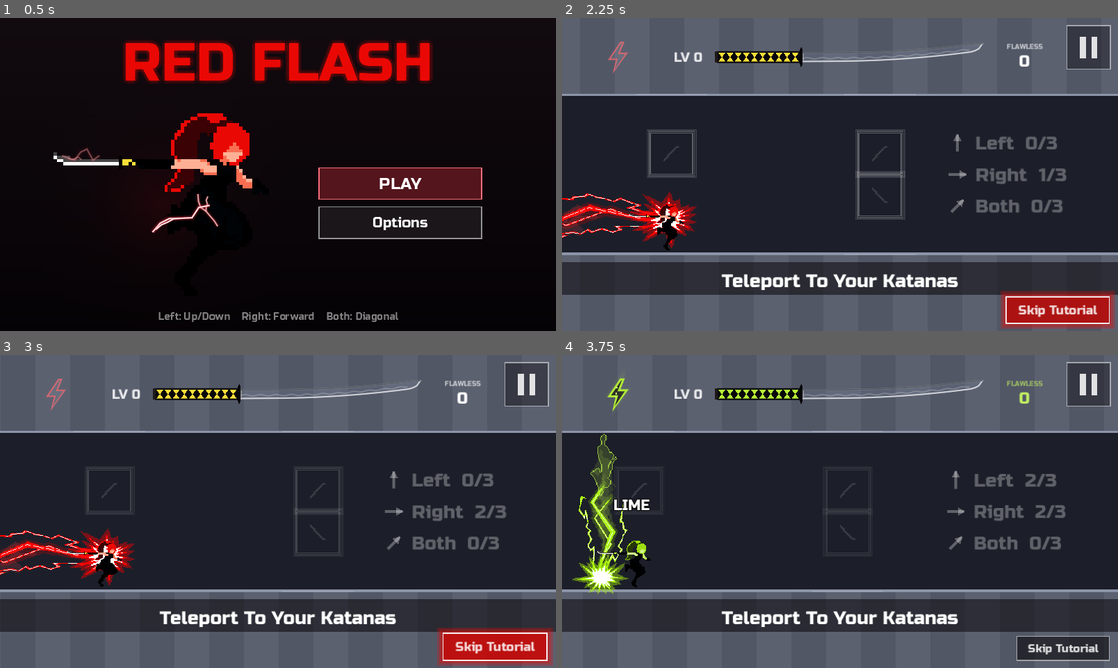
Above: before the commit, frames 1-4 (two rows, left to right).
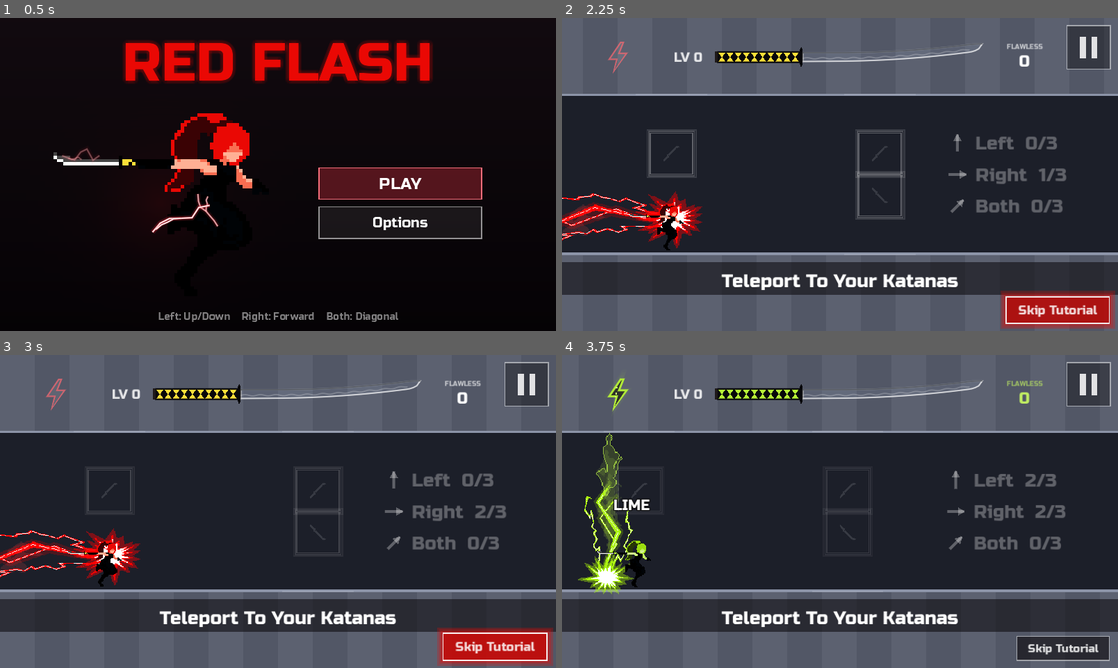
Above: after the commit, the same moments.

Repository: fredsbreads/game-off
Game: Godot game, scene res://scenes/main.tscn
Same seed, same stepped clock (60 frames per second), same inputs: the game is played once before the commit and once after it. Sound files missing from this copy of the repository are replaced by a short silence.
Inputs (mouse positions are in pixels of both pictures, inside the frame that each line leads up to):
- Up to frame 1 (0.5 s): no input
- Up to frame 2 (2.25 s): tap Enter at 0.5, 2.1 s; move the mouse to (962, 158) at 0.52 s; hold Right 0.53-1.28 s; hold J (tp_vertical) 0.53-1.28 s; click (962, 158) at 0.67 s; tap Space at 0.77, 1.52 s; move the mouse to (728, 190) at 1.27 s; hold Down 1.28-2.03 s; tap Shift at 1.35 s; move the mouse to (895, 105) at 2.02 s; hold Right from 2.03 s (still down)
- Up to frame 3 (3 s): move the mouse to (250, 574) at 2.77 s; release Right at 2.78 s; hold K (tp_forward) from 2.78 s (still down); tap Keypad Enter at 2.85 s; click (250, 574) at 2.92 s
- Up to frame 4 (3.75 s): tap Space at 3.02 s; move the mouse to (1006, 558) at 3.52 s; release K (tp_forward) at 3.53 s; hold Left from 3.53 s (still down); tap C at 3.6 s

Frame 1 is identical in both runs. In frame 2, 1.4% of the frame differs, in the area x 0-26%, y 55-74%; in frame 3, 1.4%; in frame 4, 2.0%, in the area x 1-13%, y 24-77%.

Commit message:
Slower start (80% speed, full by level 5); a held Red Flash fires on a debut too; ninja and master flash white when struck; first-ever bests show as new

Diff:
--- a/scripts/knight.gd
+++ b/scripts/knight.gd
@@ -108,6 +108,7 @@
 var diag_aggro := false   # the master: diagonally too (see master.gd)
 var ahead := false
 var alerted := false
+var _flash_tween: Tween
 var _slashing := false   # the killing blow: green outline held
 var _next: Sprite2D = null   # her next spot's silhouette (see _update_next)
 ## True while the thread to her next spot shows (main.gd: the freeze after a clash).
@@ -253,6 +254,18 @@
 		_sprite.speed_scale = 1.0
 		_sprite.play("hit")
 		_sprite.frame = 0
+	if art.get("hit_flash", false) and _material:
+		# (art without the knight's white take-hit frame) the same beat:
+		# recoil, a white flash, recoil.
+		if _flash_tween:
+			_flash_tween.kill()
+		var beat := 1.0 / K_HIT_FPS
+		_material.set_shader_parameter("flash", 0.0)
+		_flash_tween = create_tween()
+		_flash_tween.tween_interval(beat)
+		_flash_tween.tween_callback(_material.set_shader_parameter.bind("flash", 1.0))
+		_flash_tween.tween_interval(beat)
+		_flash_tween.tween_callback(_material.set_shader_parameter.bind("flash", 0.0))
 
 
 ## The finisher's over: now she falls.
--- a/scripts/main.gd
+++ b/scripts/main.gd
@@ -260,6 +260,9 @@
 		ThemeDB.fallback_font = f
 
 
+var _speed_set := false
+
+
 func _ready() -> void:
 	# Main and the HUD keep running while the game is paused (to read the
 	# resume press and show the pause screen); the world stops.
@@ -348,9 +351,11 @@
 		var start := _session_start_level
 		progression.level = start if start in _unlocked_start_levels() else 1
 		level.level = progression.level
+		Rules.speed = Rules.speed_for_level(level.level)
 	if debug and debug.tutorial:
 		progression.level = 0   # (test runs: the tutorial only with --tutorial)
 		level.level = 1
+		Rules.speed = Rules.speed_for_level(level.level)
 		level.spawn_hold = true
 	Palette.set_pink(0.0)   # every run starts red (her colour is the streak reward)
 	_make_rewind_layer()
@@ -419,6 +424,7 @@
 		progression.level = 0
 		progression.bar = 0.0
 		level.level = 1
+		Rules.speed = Rules.speed_for_level(level.level)
 		level.spawn_hold = true
 		level.bar_room = progression.bar_size()
 		hud.set_level_quietly(0)
@@ -609,7 +615,7 @@
 	var above := Vector2(player.x * Rules.TILE, Rules.body_center_y(player.row) - Rules.TILE * 1.4)
 	if player.row == Rules.Row.CEILING:
 		above.y += Rules.TILE * 2.8
-	text_fx.text(above, "Wait", 24, Color(1, 0.4, 0.4), Rules.RUN_SPEED * Rules.TILE if player.running else 0.0, 0.6)
+	text_fx.text(above, "Wait", 24, Color(1, 0.4, 0.4), Rules.speed * Rules.TILE if player.running else 0.0, 0.6)
 
 
 ## A press the tutorial isn't taking right now (its words, the rewind): told so.
@@ -716,7 +722,7 @@
 			_rw_killer.unattack(1.0)
 		player.run_backwards()
 	if _rw_t < UNFALL_TIME + RUN_BACK_TIME:
-		player.x -= Rules.RUN_SPEED * delta
+		player.x -= Rules.speed * delta
 		return
 	_after_rewind()
 
@@ -824,6 +830,7 @@
 		t.tween_interval(START_WORD_TIME)
 		t.tween_callback(_start_run_after_tutorial)
 	level.level = progression.level
+	Rules.speed = Rules.speed_for_level(level.level)
 	# The run starts from nothing: the power-up meter too (so no auto-chain
 	# comes straight after the tutorial).
 	charge = 0
@@ -1370,7 +1377,7 @@
 		fx.frozen = true
 		blood_fx.frozen = true
 		text_fx.frozen = true
-	var run_px := Rules.RUN_SPEED * Rules.TILE if moving else 0.0
+	var run_px := Rules.speed * Rules.TILE if moving else 0.0
 	cam.follow(player.x, run_px, delta)
 	# The real top-left of the view (a zoom can pan it left of cam.left()).
 	level.set_view(minf(cam.left(), cam.position.x), cam.shown_world_size())
@@ -1533,7 +1540,11 @@
 
 	# 2. run
 	var run_from := player.x
-	player.x += Rules.RUN_SPEED / Rules.PHYSICS_FPS
+	if not _speed_set:   # (a new run, or a retry: from its level's speed)
+		_speed_set = true
+		Rules.speed = Rules.speed_for_level(level.level)
+	Rules.speed = move_toward(Rules.speed, Rules.speed_for_level(level.level), Rules.SPEED_EASE / Rules.PHYSICS_FPS)
+	player.x += Rules.speed / Rules.PHYSICS_FPS
 	distance = player.x - _run_origin_x
 
 	# 3. running into an enemy in your row
@@ -1653,8 +1664,8 @@
 			_pause_min = maxf(KILL_PAUSE_MIN, CLASH_REAPPEAR)   # the player can go as soon as the knight shows where she went
 		_hitstop = _pause_length if _pause_is_chain else KILL_HIT
 		_pause_elapsed = 0.0
-		if _pause_is_chain and _charged and not _auto and not _has_debut(hit) and not _has_debut(targets):
-			_start_auto()   # (never on her debut knight: the player meets her by hand)
+		if _pause_is_chain and _charged and not _auto:
+			_start_auto()   # (her debut too: a charge is never held back)
 		if _pause_is_chain:
 			if not _clashed and not _knight_felled:   # those have their own, bigger zoom
 				cam.punch(to)
@@ -1842,7 +1853,7 @@
 	var above := Vector2(player.x * Rules.TILE, Rules.body_center_y(player.row) - Rules.TILE * 1.8)
 	if player.row == Rules.Row.CEILING:
 		above.y += Rules.TILE * 3.6
-	text_fx.text(above, Palette.display_name(name).to_upper(), 26, Color.WHITE, Rules.RUN_SPEED * Rules.TILE if state == State.PLAYING else 0.0, 1.2)
+	text_fx.text(above, Palette.display_name(name).to_upper(), 26, Color.WHITE, Rules.speed * Rules.TILE if state == State.PLAYING else 0.0, 1.2)
 
 
 ## The power-up meter: CLEAN / PERFECT chains add to it; full = charged.
@@ -1877,7 +1888,7 @@
 
 
 ## The auto-chain's next move (also the bot's in the freeze): see _auto_hop.
-func _auto_pick(skip_debut := true) -> int:
+func _auto_pick(skip_debut := false) -> int:
 	var best_move := Rules.Move.NONE
 	var best_x := INF
 	var best_enemy: Enemy = null
@@ -2156,8 +2167,8 @@
 
 
 ## A teleporter's debut waits only while the auto-chain plays (so it never
-## plays through her); a charge merely held doesn't delay it (the charge
-## can't be spent on a debut, see _has_debut), so it always comes on time.
+## plays through her); a charge merely held doesn't delay it (a charged kill
+## on her starts the auto-chain like any other), so it always comes on time.
 ## If it's already laid but not on screen yet, it's taken back (and comes
 ## after the auto-chain); see Level.debut_wait.
 func _sync_debut_wait() -> void:
@@ -2167,13 +2178,6 @@
 		level.rebuild_ahead(cam.left() / Rules.TILE + CameraRig.VIEW_TILES + 3.0)
 		level.ensure_generated(player.x)
 	level.debut_wait = wait
-
-
-func _has_debut(enemies: Array) -> bool:
-	for e in enemies:
-		if e is Knight and (e as Knight).debut:
-			return true
-	return false
 
 
 ## The flawless streak is over (an enemy got away, or a chain was dropped):
@@ -2587,7 +2591,7 @@
 			var above := Vector2(player.x * Rules.TILE, Rules.body_center_y(player.row) - Rules.TILE * 1.4)
 			if player.row == Rules.Row.CEILING:
 				above.y += Rules.TILE * 2.8
-			text_fx.text(above, word if word != "" else grade, 30, (Palette.secondary() if grade == "PERFECT" else GRADE_COLORS[grade]), Rules.RUN_SPEED * Rules.TILE, GRADE_TEXT_LIFE,
+			text_fx.text(above, word if word != "" else grade, 30, (Palette.secondary() if grade == "PERFECT" else GRADE_COLORS[grade]), Rules.speed * Rules.TILE, GRADE_TEXT_LIFE,
 					-1.0 if player.row == Rules.Row.CEILING else 1.0, grade == "PERFECT")   # drift away from her row
 		if levelled:
 			level.level = progression.level
@@ -2694,7 +2698,7 @@
 ## the highest flawless streak in a run (from any start level), and the
 ## highest level reached in a run started at level 1. Updated with this run;
 ## returns {kills: [best, new], flawless: [...], level: [...]} ("new": beaten
-## just now, over an earlier best: a first run just sets them).
+## just now, or set for the first time).
 func _update_bests() -> Dictionary:
 	var cfg := ConfigFile.new()
 	cfg.load(SAVE_PATH)
@@ -2708,7 +2712,7 @@
 		if beats:
 			cfg.set_value("bests", key, now)
 			changed = true
-		out[key] = [maxi(old, now) if entry[2] else old, beats and old > 0]
+		out[key] = [maxi(old, now) if entry[2] else old, beats]
 	if changed and not debug:   # (test runs don't touch them)
 		cfg.save(SAVE_PATH)
 	return out
--- a/scripts/master.gd
+++ b/scripts/master.gd
@@ -24,7 +24,7 @@
 		["attack", M_ATTACK, 14.0, false], ["kill", M_ATTACK, 14.0, false],
 		["hit", M_TAKE_HIT, 12.0, false, 3],
 		["stance", M_RUN, 1.0, false, 1, 5]],
-	"kill_frame": 4, "kill_body_from": {},
+	"hit_flash": true, "kill_frame": 4, "kill_body_from": {},
 	"swings": [
 		{"sheet": M_ATTACK, "frames": [3, 4, 5], "hold": 4, "body_from": {}},
 		{"sheet": M_ATTACK2, "frames": [3, 4, 5], "hold": 4, "body_from": {}},
--- a/scripts/ninja.gd
+++ b/scripts/ninja.gd
@@ -28,7 +28,7 @@
 		["attack", N_ATTACK, 14.0, false], ["kill", N_ATTACK2, 14.0, false],
 		["hit", N_TAKE_HIT, 12.0, false, 1],   # only the recoil (frames 1-2 are him standing again), held while struck
 		["stance", N_STANCE, 1.0, false, 1]],
-	"kill_frame": 2, "kill_body_from": {},
+	"hit_flash": true, "kill_frame": 2, "kill_body_from": {},
 	"swings": [
 		{"sheet": N_ATTACK, "frames": [1, 2, 3], "hold": 2, "body_from": {}},
 		{"sheet": N_ATTACK2, "frames": [1, 2, 3], "hold": 2, "body_from": {}},
--- a/scripts/rules.gd
+++ b/scripts/rules.gd
@@ -47,8 +47,19 @@
 # zone (KILL_AHEAD + ENEMY_HALF_WIDTH = 1.55).
 const STRIKE_OFFSET := 0.7
 
-# Run speed in tiles per second. Constant for now.
+# Run speed in tiles per second: full speed (the solver's, the patterns').
 const RUN_SPEED := 6.0
+# A run starts slower (more time to see the red katana over an enemy) and
+# eases up to full speed by FULL_SPEED_LEVEL.
+const START_SPEED := 4.8
+const FULL_SPEED_LEVEL := 5
+const SPEED_EASE := 0.4   # tiles/s per second: how gently it speeds up at a level-up
+## Her speed right now (main.gd eases it toward speed_for_level).
+static var speed := RUN_SPEED
+
+
+static func speed_for_level(level: int) -> float:
+	return lerpf(START_SPEED, RUN_SPEED, clampf(float(level - 1) / float(FULL_SPEED_LEVEL - 1), 0.0, 1.0))
 
 # The knight (see knight.gd): each hit on her counts this many kills toward
 # the progression bar, since you can't see where she'll blink ahead of time.
--- a/shaders/enemy_outline.gdshader
+++ b/shaders/enemy_outline.gdshader
@@ -7,6 +7,8 @@
 
 uniform vec4 outline_color : source_color = vec4(1.0, 0.15, 0.2, 1.0);
 uniform float glint = 0.0;
+// Struck: his body flashes white (1), for the art without a white take-hit frame.
+uniform float flash = 0.0;
 // Knights draw their slash arc (the pure white pixels) behind their body:
 // 0 = everything, 1 = all but the arc (the body, in front), 2 = only the arc.
 uniform int white_part = 0;
@@ -44,7 +46,7 @@
 	if (white_part == 2 && arc) {
 		COLOR = mix(c, vec4(accent(outline_color.rgb, SCREEN_UV.x), c.a), arc_tint * glint) * tint;
 	} else if (white_part != 2 && c.a > 0.0 && !(white_part == 1 && arc)) {
-		COLOR = c * tint;
+		COLOR = vec4(mix(c.rgb, vec3(1.0), flash), c.a) * tint;
 	} else {
 		vec2 px = TEXTURE_PIXEL_SIZE;
 		float n = part_alpha(texture(TEXTURE, UV + vec2(px.x, 0.0))) + part_alpha(texture(TEXTURE, UV - vec2(px.x, 0.0)))
